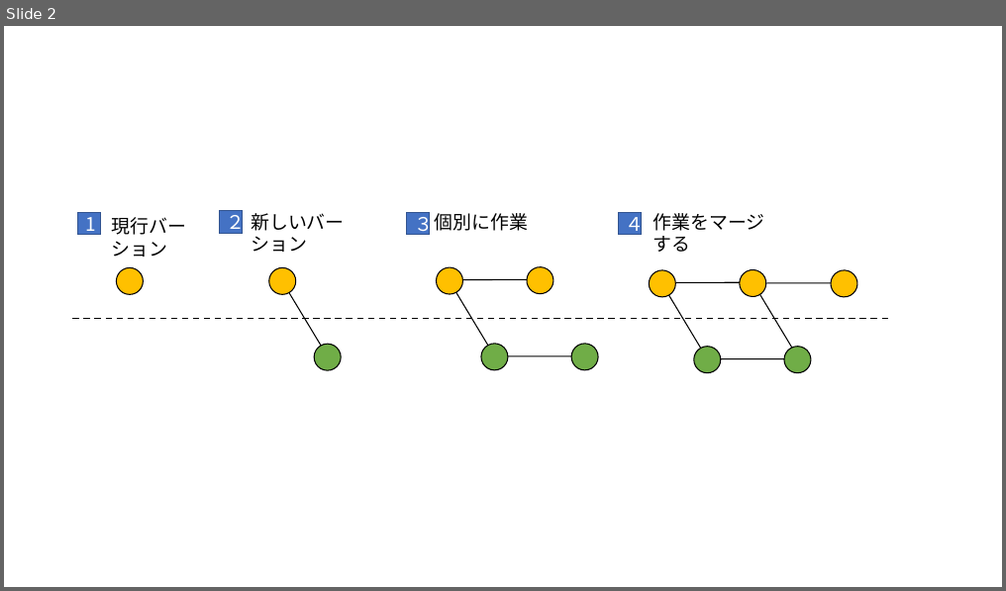
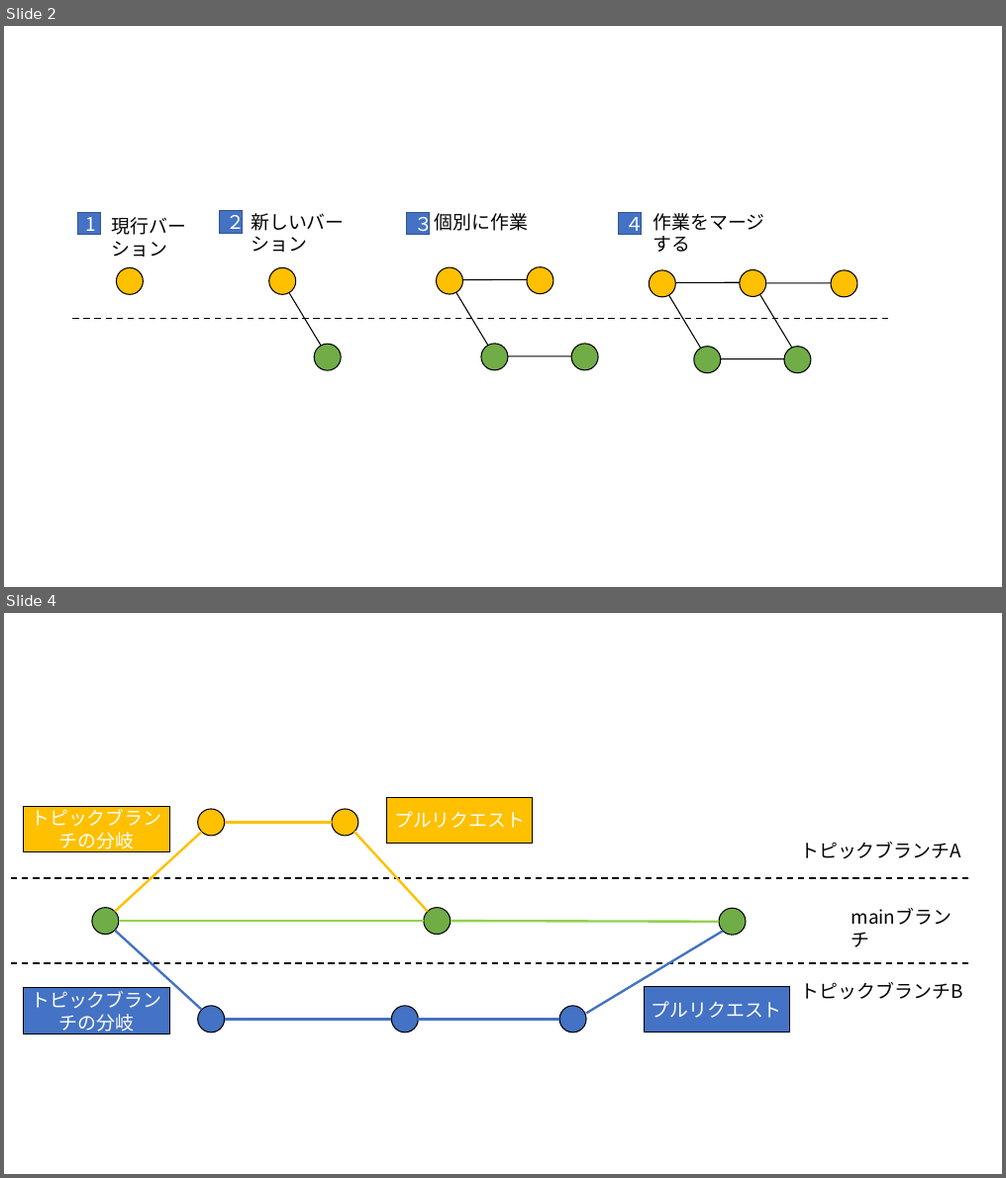
Before and after one commit to lvzeyu/css_tohoku, a slide deck: css_tohoku/Figure/figure.pptx. Shown one above the other, each under a label of ours: slide 2 before the commit, slides 2 and 4 after it; the slides between them are not shown. The pictures are 1006x591 and 1006x1178 pixels, drawn with LibreOffice and Linux fonts; fonts in the diff are those of the drawing. Boxes give left, top, right and bottom in pixels: in the first picture for what was removed or moved away, otherwise in the second. Text is boxed around its words. In the diff, an @@ line names an element or a change of style, - is before the commit and + after.

```diff
--- a/css_tohoku/Figure/figure.pptx
+++ b/css_tohoku/Figure/figure.pptx
@@ slide 4 added at [4, 613, 1002, 1174], background #FFFFFF @@
@@ rectangle added at [24, 806, 169, 853], fill #FFC000, outline #000000 1 pt, 18 pt, text #FFFFFF @@
+トピックブランチの分岐
@@ ellipse added at [198, 809, 225, 836], fill #FFC000, outline #000000 1 pt @@
@@ ellipse added at [332, 809, 358, 836], fill #FFC000, outline #000000 1 pt @@
@@ rectangle added at [386, 797, 533, 844], fill #FFC000, outline #000000 1 pt, 18 pt, text #FFFFFF @@
+プルリクエスト
@@ line added from (115, 912) to (202, 832), #FFC000 2.25 pt @@
@@ line added from (225, 823) to (332, 823), #FFC000 2.25 pt @@
@@ line added from (354, 832) to (428, 912), #FFC000 2.25 pt @@
@@ text added at [800, 842, 961, 859], 18 pt, text #000000 @@
+トピックブランチA
@@ line added from (11, 878) to (972, 878), #000000 1.5 pt dashed @@
@@ ellipse added at [87, 902, 125, 941], fill #70AD47, outline #000000 1 pt @@
@@ ellipse added at [419, 902, 456, 941], fill #70AD47, outline #000000 1 pt @@
@@ ellipse added at [714, 902, 751, 941], fill #70AD47, outline #000000 1 pt @@
@@ text added at [844, 902, 977, 932], 18 pt, text #000000 @@
+mainブランチ
@@ line added from (202, 1010) to (115, 931), #4472C4 2.25 pt @@
@@ line added from (119, 922) to (424, 922), #92D050 2.25 pt @@
@@ line added from (450, 922) to (719, 922), #92D050 2.25 pt @@
@@ line added from (723, 931) to (586, 1014), #4472C4 2.25 pt @@
@@ line added from (11, 964) to (972, 964), #000000 1.5 pt dashed @@
@@ rectangle added at [24, 988, 169, 1035], fill #4472C4, outline #000000 1 pt, 18 pt, text #FFFFFF @@
+トピックブランチの分岐
@@ rectangle added at [645, 986, 790, 1033], fill #4472C4, outline #000000 1 pt, 18 pt, text #FFFFFF @@
+プルリクエスト
@@ text added at [801, 982, 963, 999], 18 pt, text #000000 @@
+トピックブランチB
@@ ellipse added at [198, 1006, 225, 1033], fill #4472C4, outline #000000 1 pt @@
@@ line added from (392, 1020) to (225, 1020), #4472C4 2.25 pt @@
@@ ellipse added at [392, 1006, 419, 1033], fill #4472C4, outline #000000 1 pt @@
@@ line added from (559, 1020) to (418, 1020), #4472C4 2.25 pt @@
@@ ellipse added at [559, 1006, 586, 1033], fill #4472C4, outline #000000 1 pt @@
```
Also in this commit, not shown: 1 other slide added, 31 other files.
